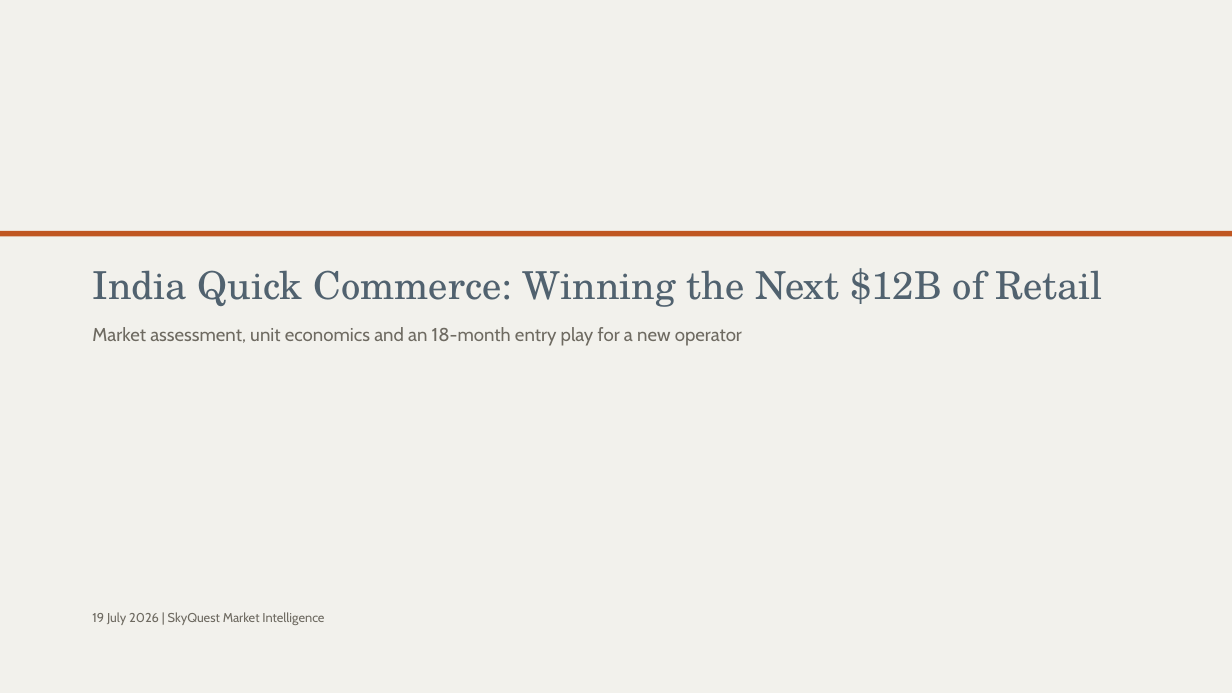
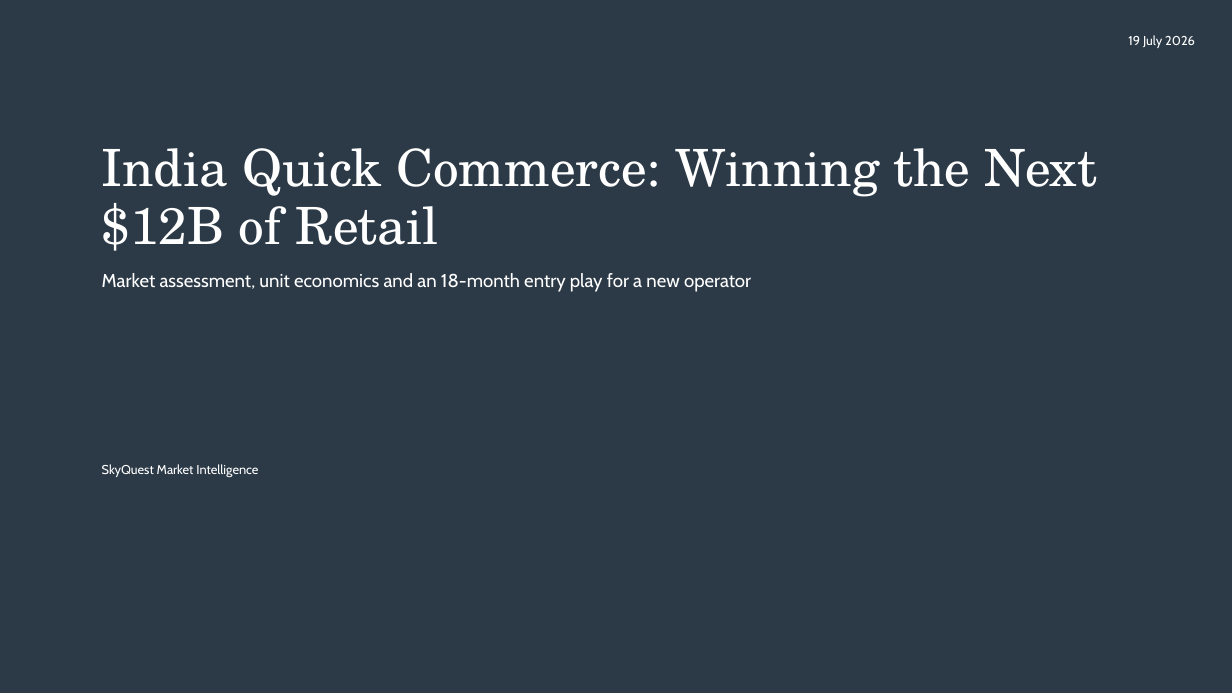
Before and after one commit to addiskers/pptv1, a slide deck: slide 1 of eval/out/showcase_qcommerce.pptx. Drawn at 1232x693 pixels with LibreOffice and Linux fonts; fonts in the diff are those of the drawing. Boxes give left, top, right and bottom in pixels: in the first picture for what was removed or moved away, otherwise in the second. Text is boxed around its words. In the diff, an @@ line names an element or a change of style, - is before the commit and + after.

Commit message:
Q1a: full-bleed cover + colour-block divider, highlight pills, superscripts, icon tiles
Human-craft elements replicated from the reference Gates deck:
- title slide: full-bleed charcoal canvas, oversized serif in cream, org
  wordmark bleeding off the bottom edge (schema: wordmark field)
- section_divider: bold full-slide accent colour-block, centered (style=bleed)
  with a bar variant retained
- rich text: [[hl]]...[[/]] -> yellow highlight pill behind the run (the
  consulting number signature); ^1 / ^{12} -> superscript footnote refs.
  Correct OOXML: <a:highlight> inserted before a:latin per CT schema;
  baseline=30000 for superscript
- color_highlight theme role (all 3 themes)
- icon_tile_row component: dark rounded icon tiles + alternating bands
  (reference impact-slide rail)
- render/xml_utils.py: add_soft_shadow (outerShdw) + add_shape(shadow=True)

131 tests; eval green; COM-verified title/divider/pills.

```diff
--- a/eval/out/showcase_qcommerce.pptx
+++ b/eval/out/showcase_qcommerce.pptx
@@ rectangle: place and size @@
-rectangle at box(0, 231, 1232, 237)
+rectangle at box(0, 0, 1232, 693)
@@ rectangle at box(0, 0, 1232, 693): fill #C05621 to #2C3A47 @@
@@ text added at box(1128, 35, 1195, 48), 10 pt, text #FFFFFF @@
+19 July 2026
@@ text at box(102, 148, 1097, 251): text changed; size 30 to 40 pt; text colour #51626F to #FFFFFF @@
-India Quick Commerce: Winning the Next $12B of Retail
+India Quick Commerce: Winning the Next
+$12B of Retail
@@ text "Market assessment, unit economics and ...": place and size @@
-text "Market assessment, unit economics and ..." at box(92, 327, 742, 346)
+text "Market assessment, unit economics and ..." at box(102, 273, 751, 292)
@@ text "Market assessment, unit economics and ..." at box(102, 273, 751, 292): text colour #6E6A61 to #FFFFFF @@
@@ text at box(102, 464, 258, 477): text changed; text colour #6E6A61 to #FFFFFF @@
-19 July 2026 | SkyQuest Market Intelligence
+SkyQuest Market Intelligence
```
Also in this commit, not shown: 3 other slides changed, 26 other files.
